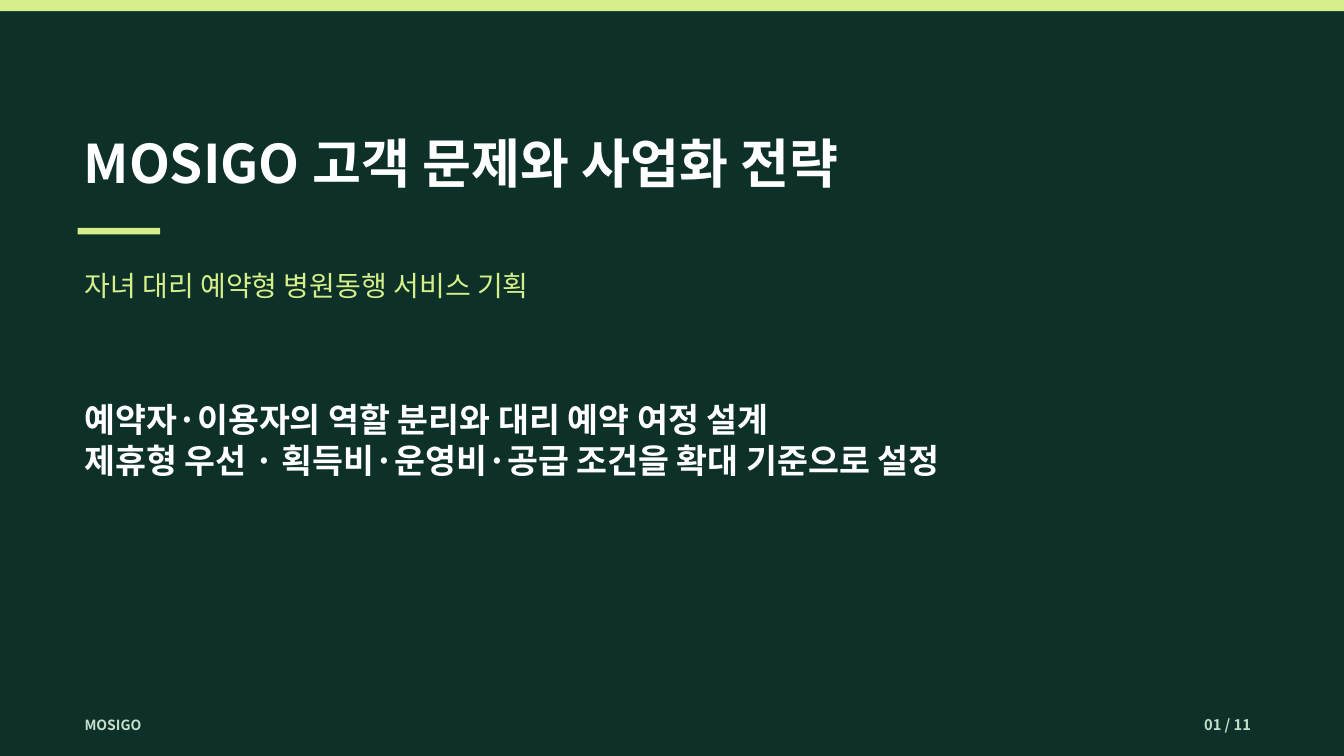
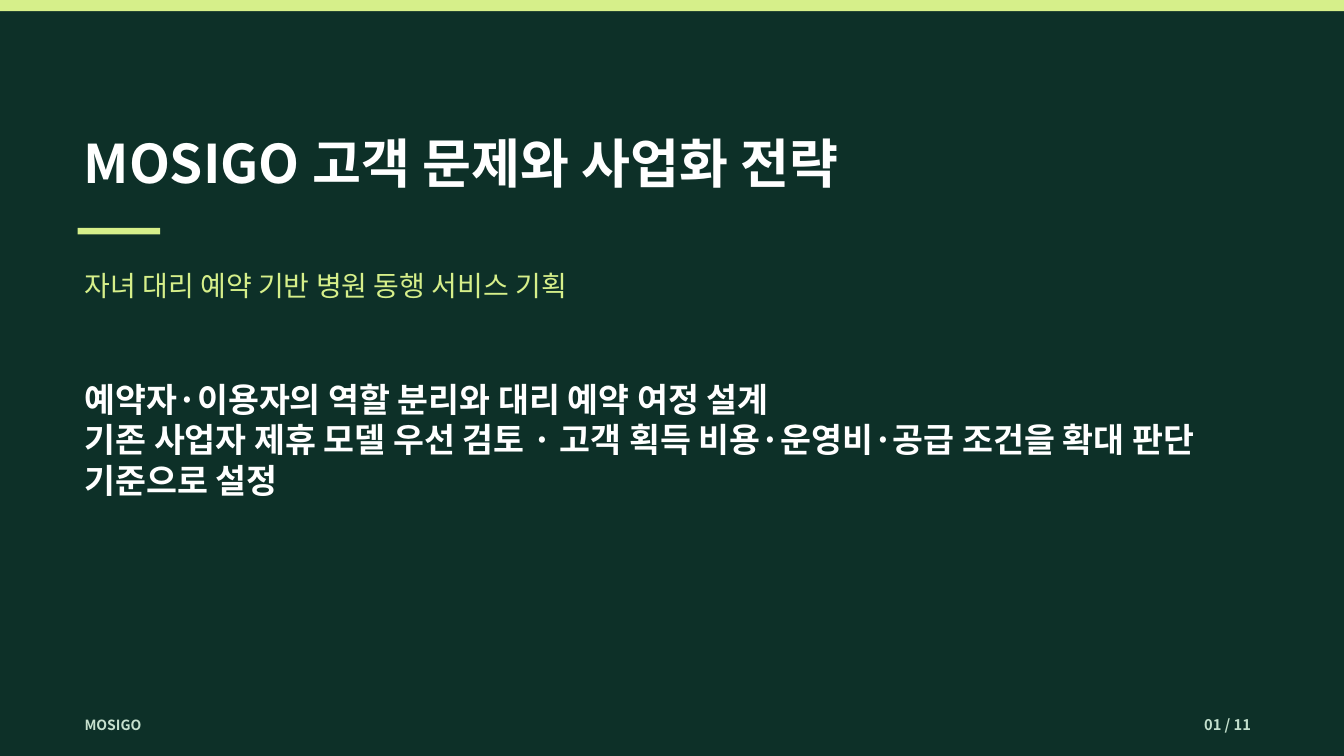
Before and after one commit to dohyunkimmm/mosigo-case-study, a slide deck: slide 1 of downloads/mosigo_report.pptx. Drawn at 1344x756 pixels with LibreOffice and Linux fonts; fonts in the diff are those of the drawing. Boxes give left, top, right and bottom in pixels: in the first picture for what was removed or moved away, otherwise in the second. Text is boxed around its words. In the diff, an @@ line names an element or a change of style, - is before the commit and + after.

```diff
--- a/downloads/mosigo_report.pptx
+++ b/downloads/mosigo_report.pptx
@@ text at (85,272,567,299): text changed @@
-자녀 대리 예약형 병원동행 서비스 기획
+자녀 대리 예약 기반 병원 동행 서비스 기획
@@ text at (85,423,1194,496): text changed @@
-제휴형 우선 · 획득비·운영비·공급 조건을 확대 기준으로 설정
+기존 사업자 제휴 모델 우선 검토 · 고객 획득 비용·운영비·공급 조건을 확대 판단 기준으로 설정
```
Also in this commit, not shown: 7 other slides changed, 17 other files.
